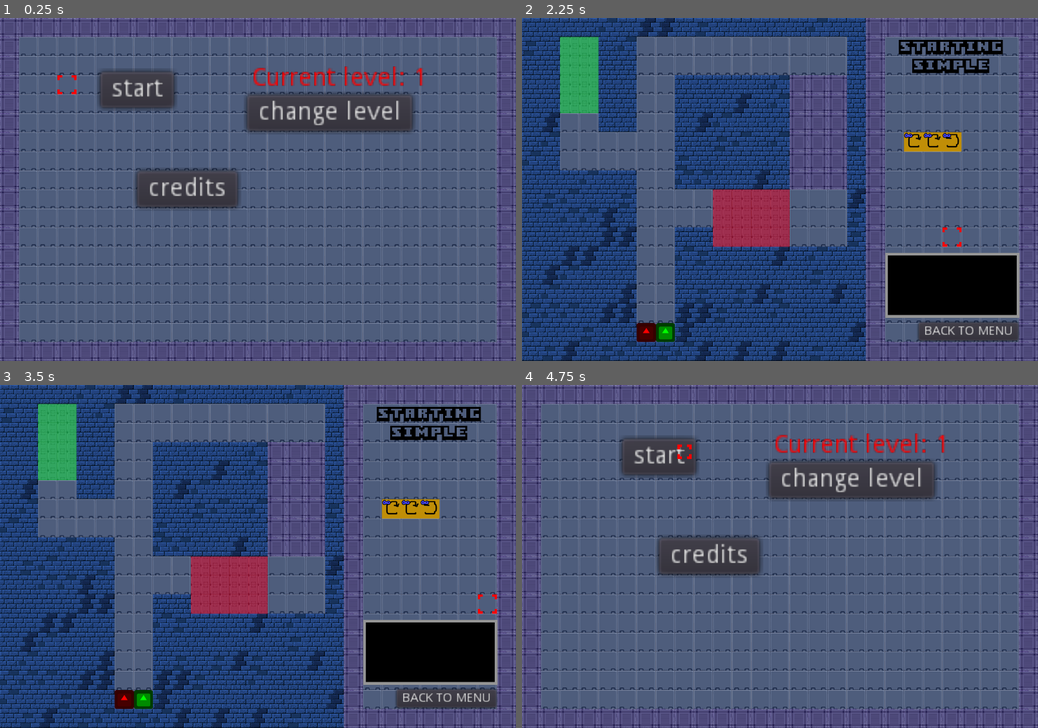
Above: before the commit, frames 1-4 (two rows, left to right).
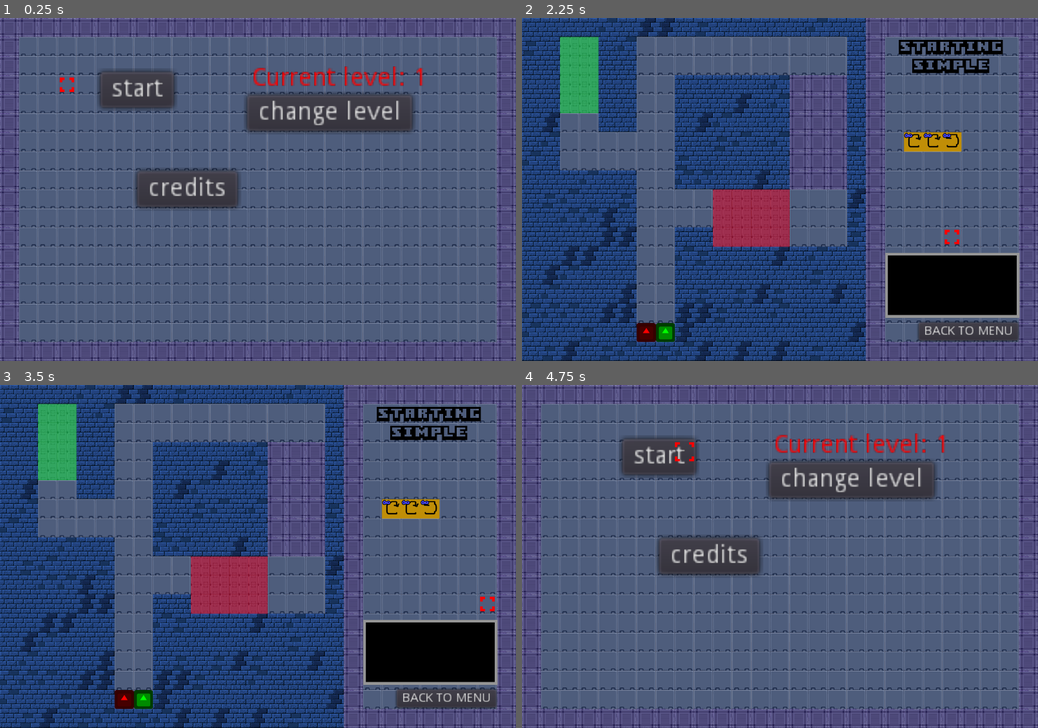
Above: after the commit, the same moments.

Repository: WIT-SCDS-F22-GAME-COOP/Zombie-Game
Game: Godot game, scene res://TSCN/Menu.tscn
Two runs of this game, one before a commit and one after it. Both use one fixed random seed, a clock stepped at 60 frames per second and the inputs below. The engine's default icon, where the game draws it, is replaced by a stand-in: a white triangle on a blue panel in a dark square.
Inputs:
- Up to frame 1 (0.25 s): no input
- Up to frame 2 (2.25 s): click "start" at 0.5 s; click "BACK TO MENU" at 1.25 s; click "start" at 2 s
- Up to frame 3 (3.5 s): hold D (move_right) from 2.78 s (still down); tap Space (select) at 2.85 s
- Up to frame 4 (4.75 s): release D (move_right) at 3.53 s; hold S (move_down) 3.53-4.28 s; tap R (start_level) at 3.6 s; hold D (move_right) from 4.28 s (still down); tap Space (select) at 4.35 s

The runs differ from the first frame. In frame 1, less than 0.1% of the frame differs, in the area x 11-15%, y 16-23%; in frame 2, less than 0.1%, in the area x 81-86%, y 60-67%; in frame 3, less than 0.1%; in frame 4, less than 0.1%.

Commit message:
Level 10

Diff:
--- a/Scripts/Menu.gd
+++ b/Scripts/Menu.gd
@@ -14,7 +14,7 @@
 
 
 # Change as levels are added
-var last_level = 9
+var last_level = 10
 
 var current_button = 0
 
--- a/Scripts/World.gd
+++ b/Scripts/World.gd
@@ -155,6 +155,11 @@
 			$Red.initial_direction = 1
 			$Green.initial_direction = 1
 			level_name = "Single Function Room"
+		10:
+			$Red.position = Vector2(2*64+32,14*64+32)
+			$Green.position = Vector2(1*64+32,2*64+32)
+			$Green.initial_direction = 1
+			level_name = "Snake"
 
 
 # Just gives the two characters different ID values to reference
--- a/TSCN/Cursor.tscn
+++ b/TSCN/Cursor.tscn
@@ -26,6 +26,7 @@
 
 [node name="AnimatedSprite" type="AnimatedSprite" parent="."]
 frames = SubResource( 3 )
+frame = 1
 playing = true
 
 [node name="Area2D" type="Area2D" parent="."]
--- a/TSCN/World.tscn
+++ b/TSCN/World.tscn
@@ -914,7 +914,6 @@
 position = Vector2( -256, 0 )
 z_index = 2
 frames = SubResource( 8 )
-frame = 1
 playing = true
 
 [node name="MarginContainer" type="MarginContainer" parent="."]
Binary file added: Levels/10.png
Not shown, added: Levels/10.png.import
Not shown, changed: Levels/LevelCredits.txt
Not shown, changed: Levels/level.psd
